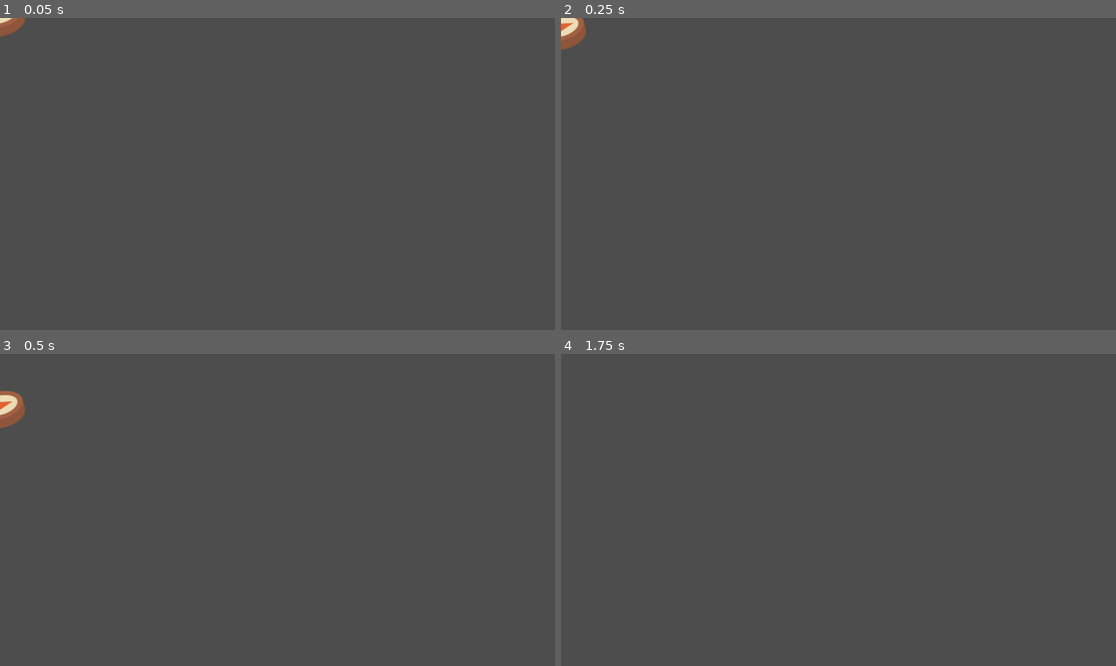
Above: before the commit, frames 1-4 (two rows, left to right).
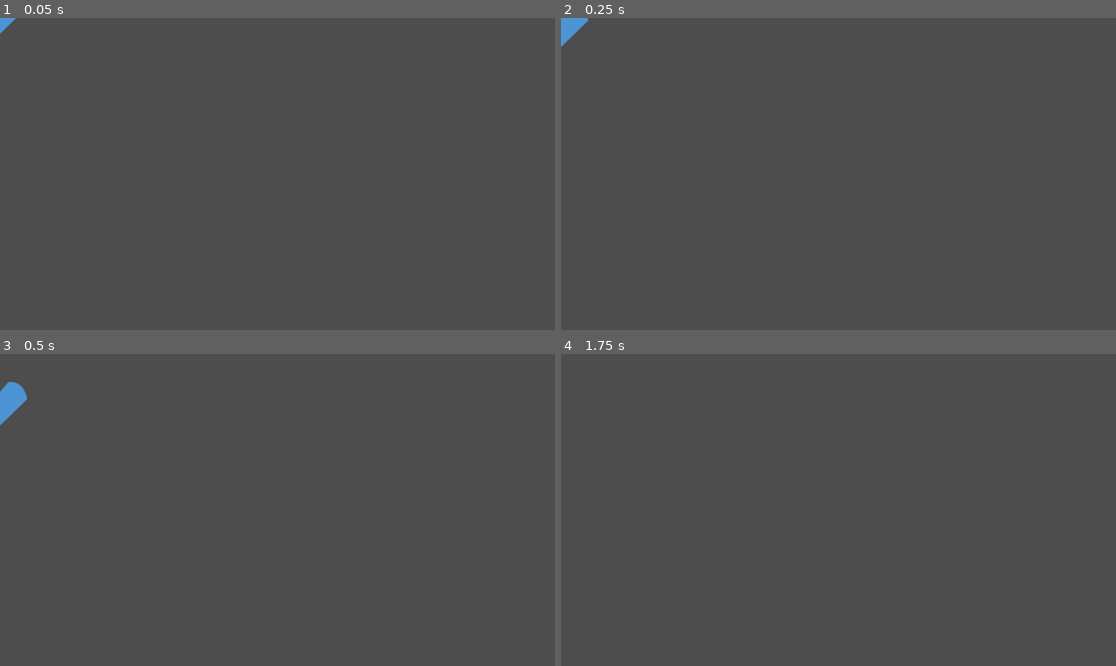
Above: after the commit, the same moments.

Repository: KristoByte/DreamTanks
Game: Godot game, scene res://obstacle.tscn
The game is run twice, just before and just after one commit, with the same random seed, the same clock (stepped at 60 frames per second) and the same inputs. This scene is started directly instead of the project's main scene.
Inputs:
- Up to frame 1 (0.05 s): no input
- Up to frame 2 (0.25 s): no input
- Up to frame 3 (0.5 s): no input
- Up to frame 4 (1.75 s): hold D (move_right) 0.53-1.28 s; hold A (move_left) from 1.28 s (still down)

The runs differ from the first frame. In frame 1, 0.2% of the frame differs, in the area x 0-5%, y 0-7%; in frame 2, 0.4%; in frame 3, 0.6%, in the area x 0-5%, y 8-24%; in frame 4, nothing differs.

Commit message:
added obstacle script

Diff:
--- /dev/null
+++ b/obstacle.gd
@@ -0,0 +1,12 @@
+extends RigidBody2D
+
+
+# Called when the node enters the scene tree for the first time.
+func _ready():
+	var obj_types = $AnimatedSprite2D.sprite_frames.get_animation_names()
+	$AnimatedSprite2D.play(obj_types[randi() % obj_types.size()])
+
+
+# Called every frame. 'delta' is the elapsed time since the previous frame.
+func _process(delta: float) -> void:
+	pass
--- a/obstacle.tscn
+++ b/obstacle.tscn
@@ -1,5 +1,6 @@
-[gd_scene load_steps=8 format=3 uid="uid://bpyufo3t33ypx"]
+[gd_scene load_steps=9 format=3 uid="uid://bpyufo3t33ypx"]
 
+[ext_resource type="Script" path="res://obstacle.gd" id="1_2edpr"]
 [ext_resource type="Texture2D" uid="uid://cldl4px4chob3" path="res://Generic_item_assets/genericItem_color_095.png" id="1_lgi83"]
 [ext_resource type="Texture2D" uid="uid://dqtlr72oufac" path="res://Generic_item_assets/genericItem_color_031.png" id="2_v2j8a"]
 [ext_resource type="Texture2D" uid="uid://hvukjrbnmhci" path="res://Generic_item_assets/genericItem_color_132.png" id="3_dymgr"]
@@ -54,6 +55,7 @@
 height = 120.0
 
 [node name="Obstacle" type="RigidBody2D"]
+script = ExtResource("1_2edpr")
 
 [node name="AnimatedSprite2D" type="AnimatedSprite2D" parent="."]
 sprite_frames = SubResource("SpriteFrames_mh74l")
